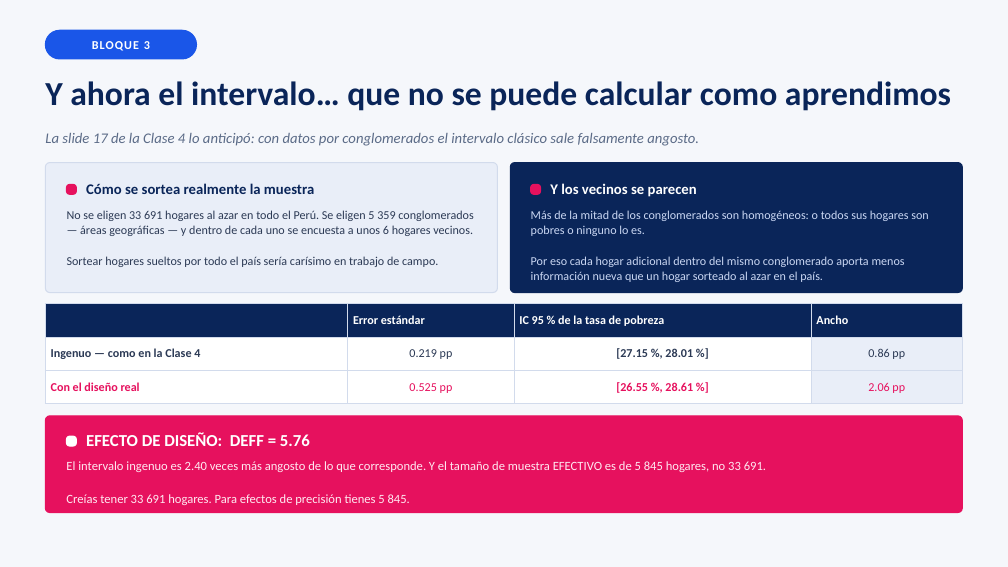
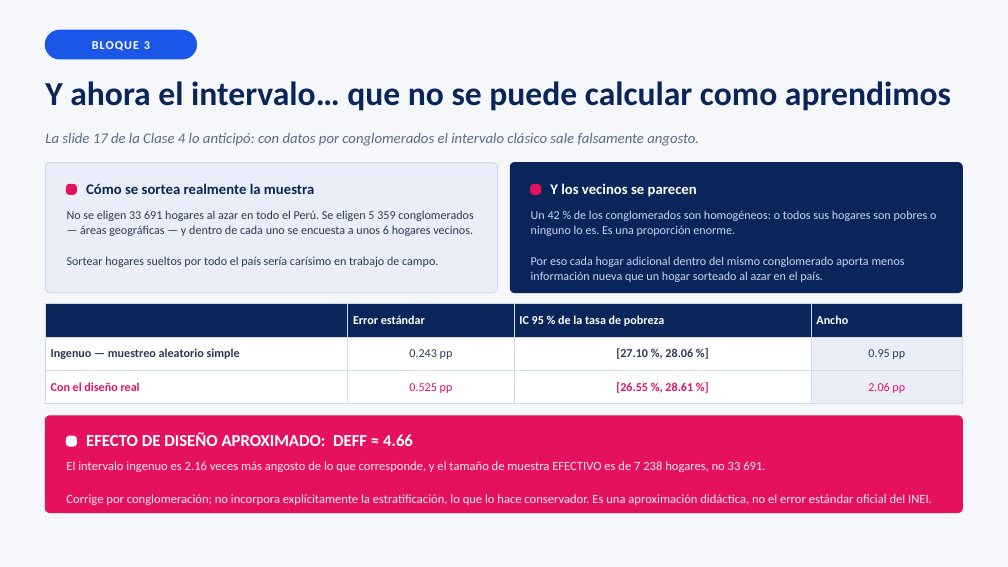
Before and after one commit to josefrodrim/Estad-stica-Descriptiva-E-Inferencial, a slide deck: slide 7 of Taller_7/PPT/Taller_Pobreza_ENAHO.pptx. Drawn at 1008x567 pixels with LibreOffice and Linux fonts; fonts in the diff are those of the drawing. Boxes give left, top, right and bottom in pixels: in the first picture for what was removed or moved away, otherwise in the second. Text is boxed around its words. In the diff, an @@ line names an element or a change of style, - is before the commit and + after.

```diff
--- a/Taller_7/PPT/Taller_Pobreza_ENAHO.pptx
+++ b/Taller_7/PPT/Taller_Pobreza_ENAHO.pptx
@@ text at (531,210,936,236): text changed @@
-Más de la mitad de los conglomerados son homogéneos: o todos sus hogares son pobres o ninguno lo es.
+Un 42 % de los conglomerados son homogéneos: o todos sus hogares son pobres o ninguno lo es. Es una proporción enorme.
@@ table at (45,304,963,397) @@
-row 2: Ingenuo — como en la Clase 4 | 0.219 pp | [27.15 %, 28.01 %] | 0.86 pp
+row 2: Ingenuo — muestreo aleatorio simple | 0.243 pp | [27.10 %, 28.06 %] | 0.95 pp
@@ text at (86,433,413,446): text changed @@
-EFECTO DE DISEÑO: DEFF = 5.76
+EFECTO DE DISEÑO APROXIMADO: DEFF ≈ 4.66
@@ text at (66,461,932,505): text changed @@
-El intervalo ingenuo es 2.40 veces más angosto de lo que corresponde. Y el tamaño de muestra EFECTIVO es de 5 845 hogares, no 33 691.
-Creías tener 33 691 hogares. Para efectos de precisión tienes 5 845.
+El intervalo ingenuo es 2.16 veces más angosto de lo que corresponde, y el tamaño de muestra EFECTIVO es de 7 238 hogares, no 33 691.
+Corrige por conglomeración; no incorpora explícitamente la estratificación, lo que lo hace conservador. Es una aproximación didáctica, no el error estándar oficial del INEI.
```
Also in this commit, not shown: 5 other slides changed, 10 other files.
